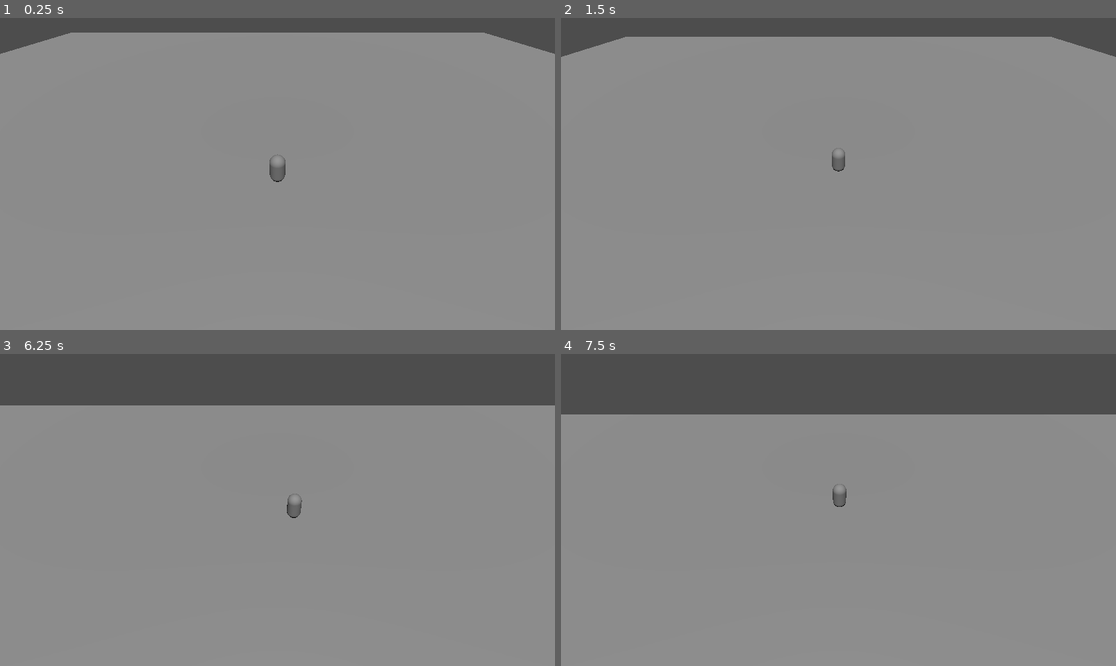
Above: before the commit, frames 1-4 (two rows, left to right).
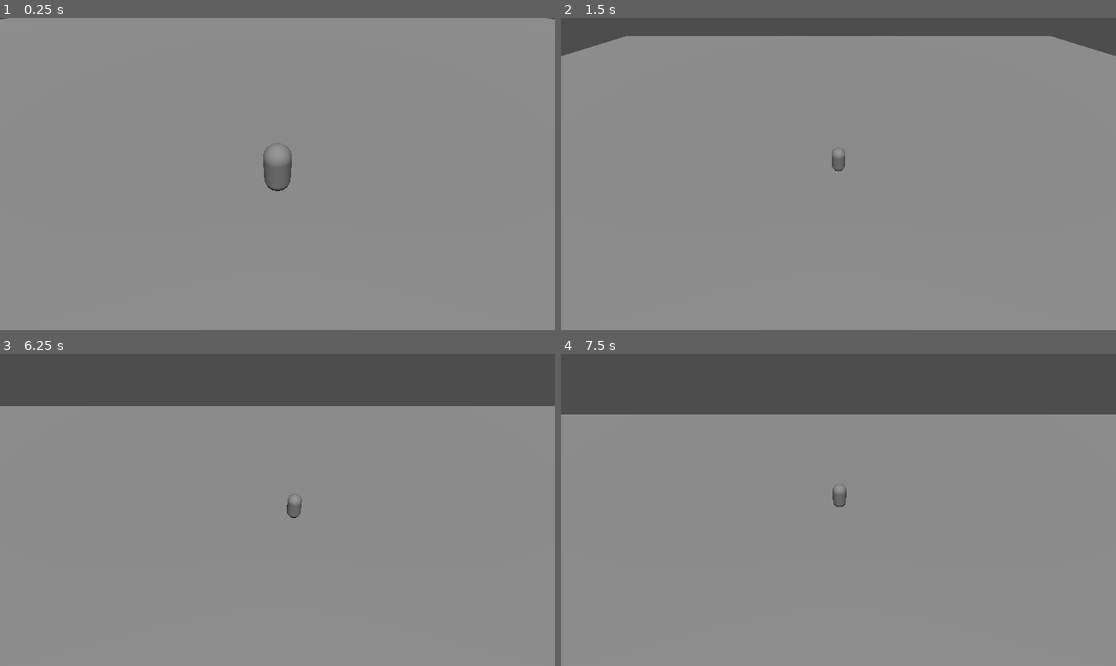
Above: after the commit, the same moments.

Repository: Parsa-1145/BugzBuzzy
Game: Godot game, scene res://mainScene.tscn
Two runs of this game, one before a commit and one after it. Both use one fixed random seed, a clock stepped at 60 frames per second and the inputs below.
Inputs (mouse positions are in pixels of both pictures, inside the frame that each line leads up to):
- Up to frame 1 (0.25 s): no input
- Up to frame 2 (1.5 s): move the mouse to (866, 174) at 0.52 s; hold W (move_up) from 0.53 s (still down); move the mouse to (810, 174) at 1.27 s
- Up to frame 3 (6.25 s): tap Enter at 2, 4.25 s; move the mouse to (288, 503) at 2.02 s; tap Space at 2.75, 5.75 s; move the mouse to (271, 516) at 2.77 s; move the mouse to (316, 513) at 3.52 s; move the mouse to (233, 506) at 4.27 s; move the mouse to (283, 510) at 5.02 s; move the mouse to (255, 503) at 5.77 s; release W (move_up) at 5.78 s; hold D (move_right) from 5.78 s (still down)
- Up to frame 4 (7.5 s): move the mouse to (866, 510) at 6.52 s; release D (move_right) at 6.53 s; hold W (move_up) from 6.53 s (still down); tap Enter at 7.25 s; move the mouse to (810, 510) at 7.27 s

The runs differ from the first frame. In frame 1, 5.9% of the frame differs, in the area x 0-100%, y 0-56%; in frame 2, 0.2%; in frame 3, 0.2%; in frame 4, less than 0.1%.

Commit message:
gameManager works

Diff:
--- a/GameManager.gd
+++ b/GameManager.gd
@@ -5,14 +5,12 @@
 
 var playerNode: Node3D
 
-#func _ready() -> void:
-	#playerNode = player_scene.instantiate()
-	#add_child(playerNode)
-	#playerNode.global_position = Vector3(0, 2, 0)
-	#
-	#var cameraNode = camera_scene.instantiate()
-	#add_child(cameraNode)
-#
-	#cameraNode.setPlayer(playerNode)
-	#var test : CameraFo
-	#print("camera set")
+func _ready() -> void:
+	playerNode = player_scene.instantiate()
+	add_child(playerNode)
+	playerNode.global_position = Vector3(0, 2, 0)
+
+	var cameraNode = camera_scene.instantiate()
+	add_child(cameraNode)
+	if cameraNode is CameraFollow:
+		cameraNode.playerNode = playerNode
--- a/cameraFollow.gd
+++ b/cameraFollow.gd
@@ -1,3 +1,4 @@
+class_name CameraFollow
 extends Camera3D
 
 var speed : float = 3
--- a/mainScene.tscn
+++ b/mainScene.tscn
@@ -1,7 +1,4 @@
-[gd_scene load_steps=5 format=3 uid="uid://dk1o10mk3leno"]
-
-[ext_resource type="PackedScene" uid="uid://c1v4xjpqnirc2" path="res://PlayerBase.tscn" id="1_g4qto"]
-[ext_resource type="PackedScene" uid="uid://6084yj3aw7ci" path="res://CameraBase.tscn" id="2_hr5et"]
+[gd_scene load_steps=3 format=3 uid="uid://dk1o10mk3leno"]
 
 [sub_resource type="BoxMesh" id="BoxMesh_g4qto"]
 size = Vector3(100, 1, 100)
@@ -21,12 +18,5 @@
 [node name="CollisionShape3D" type="CollisionShape3D" parent="StaticBody3D"]
 shape = SubResource("ConvexPolygonShape3D_iwpey")
 
-[node name="CharacterBody3D" parent="." instance=ExtResource("1_g4qto")]
-transform = Transform3D(1, 0, 0, 0, 1, 0, 0, 0, 1, 0, 2.596928, 0)
-
 [node name="DirectionalLight3D" type="DirectionalLight3D" parent="."]
 transform = Transform3D(1, 0, 0, 0, 0.46771386, 0.88387996, 0, -0.88387996, 0.46771386, 0, 6.92122, 0)
-
-[node name="Camera3D" parent="." node_paths=PackedStringArray("playerNode") instance=ExtResource("2_hr5et")]
-transform = Transform3D(1, 0, 0, 0, 0.8712053, 0.49091896, 0, -0.49091896, 0.8712053, 0, 8.742341, 8.543211)
-playerNode = NodePath("../CharacterBody3D")
